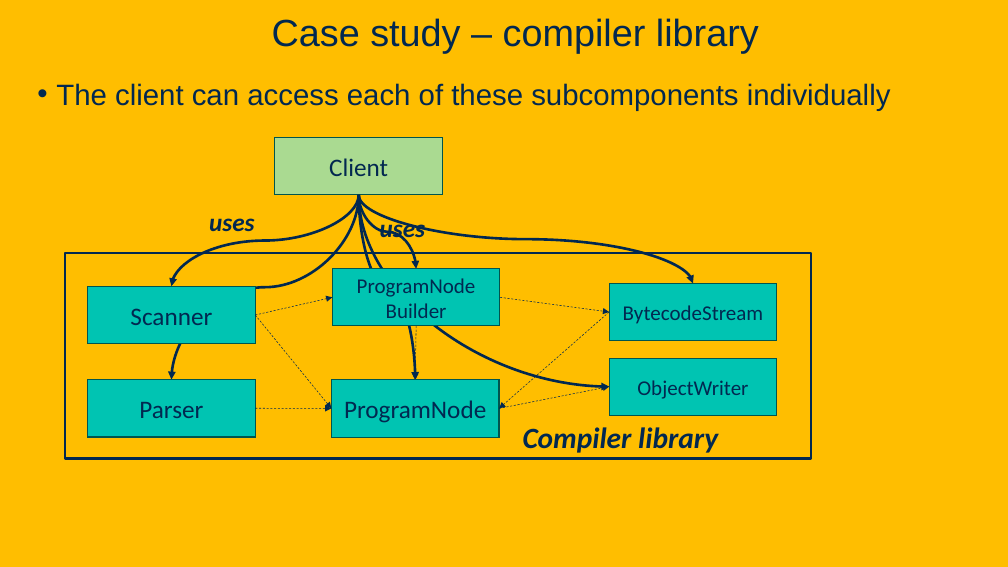
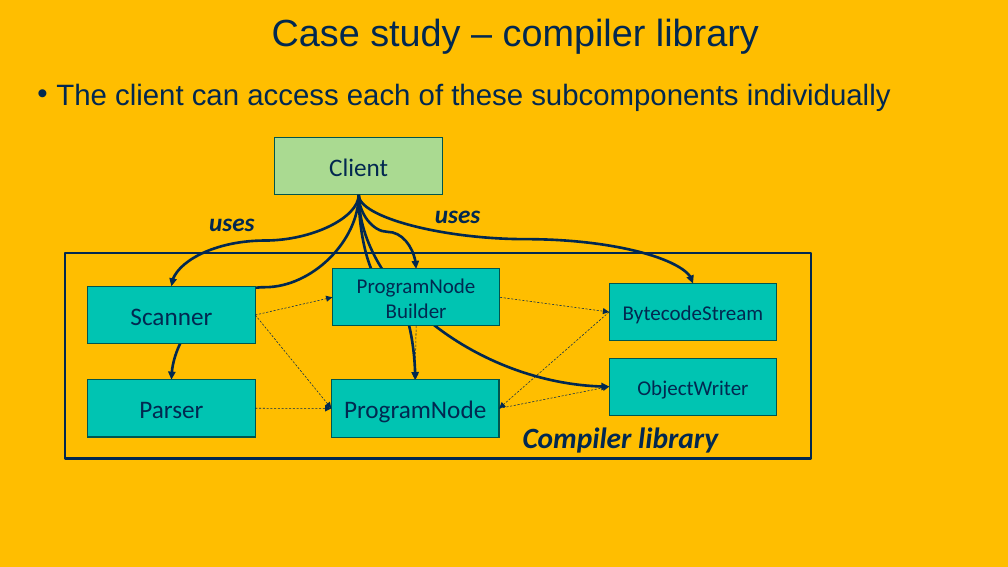
Before and after one commit to davsec-teaching/ecs160-f25, a slide deck: slide 68 of slides/8_design_patterns.pptx (slide 84 before the commit). Drawn at 1008x567 pixels with LibreOffice and Linux fonts; fonts in the diff are those of the drawing; background and template pictures are left out. Boxes give left, top, right and bottom in pixels: in the first picture for what was removed or moved away, otherwise in the second. Text is boxed around its words. In the diff, an @@ line names an element or a change of style, - is before the commit and + after.

```diff
--- a/slides/8_design_patterns.pptx
+++ b/slides/8_design_patterns.pptx
@@ text "uses" rewrapped from (380,216,426,243) to (435,210,481,230) @@
```
Also in this commit, not shown: 9 other slides changed, 1 slide removed.
